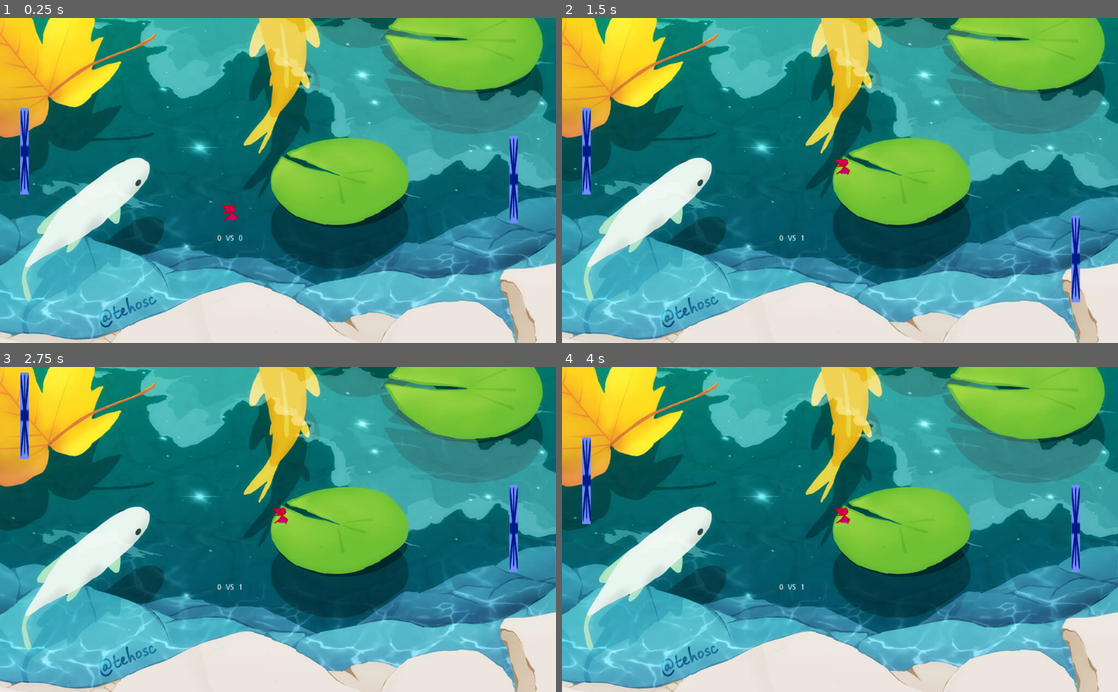
Above: before the commit, frames 1-4 (two rows, left to right).
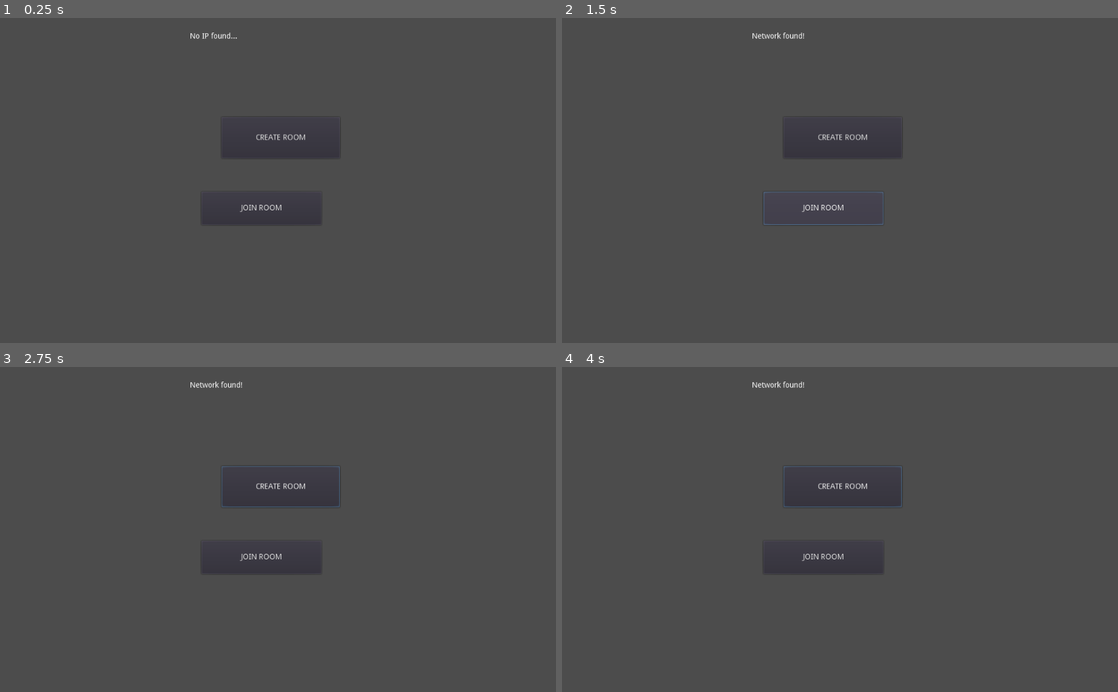
Above: after the commit, the same moments.

Repository: azharzulkifli98/GodotPong
Game: Godot game, scene res://Network_setup.tscn
Same seed, same stepped clock (60 frames per second), same inputs: the game is played once before the commit and once after it. Before the commit the project starts from res://Level/Level.tscn.
Inputs (mouse positions are in pixels of both pictures, inside the frame that each line leads up to):
- Up to frame 1 (0.25 s): no input
- Up to frame 2 (1.5 s): click (840, 138) at 0.5 s, where only the run after the commit has a clickable "CREATE ROOM"; click (823, 209) at 1.25 s, where only the run after the commit has a clickable "JOIN ROOM"
- Up to frame 3 (2.75 s): move the mouse to (400, 513) at 2.02 s; hold Up (ui_up) from 2.03 s (still down)
- Up to frame 4 (4 s): tap Enter at 2.75 s; move the mouse to (728, 545) at 2.77 s; release Up (ui_up) at 2.78 s; hold Down (ui_down) 2.78-3.53 s; move the mouse to (895, 458) at 3.52 s; hold Up (ui_up) from 3.53 s (still down)

The runs differ from the first frame. In frame 1, 100% of the frame differs, in the area x 0-100%, y 0-100%; in frame 2, 100%; in frame 3, 100%; in frame 4, 100%.
Error after the commit: Invalid get index '3' (on base: 'Array'). (res://Network.gd:20)

Commit message:
adding multiplayer functionality

Diff:
--- a/Level/Opponent.gd
+++ b/Level/Opponent.gd
@@ -21,3 +21,4 @@
 			return -1
 	else:
 		return 0
+		get_viewport().get_mouse_position().x
--- /dev/null
+++ b/Network.gd
@@ -0,0 +1,43 @@
+extends Node
+
+
+# Declare member variables here. Examples:
+const DEFAULT_PORT = 28960
+const MAX_CLIENTS = 2
+
+var server = null
+var client = null
+var ip_address = ""
+
+
+# Called when the node enters the scene tree for the first time.
+func _ready():
+	if OS.get_name() == "Windows":
+		ip_address = IP.get_local_addresses()[3]
+	elif OS.get_name() == "Android":
+		ip_address = IP.get_local_addresses()[0]
+	else:
+		ip_address = IP.get_local_addresses()[3]
+
+	for ip in IP.get_local_addresses():
+		if ip.begins_with("196.168."):
+			ip_address = ip
+
+	get_tree().connect("connected_to_server", self, "_connected_to_server")
+	get_tree().connect("server_disconnected", self, "_server_disconnected")
+
+func create_server() -> void:
+	server = NetworkedMultiplayerENet.new()
+	server.create_server(DEFAULT_PORT, MAX_CLIENTS)
+	get_tree().set_network_peer(server)
+
+func join_server() -> void:
+	client = NetworkedMultiplayerENet.new()
+	client.create_client(ip_address, DEFAULT_PORT)
+	get_tree().set_network_peer(client)
+
+func _connected_to_server() -> void:
+	print("Successfully connected to server")
+
+func _server_disconnected() -> void:
+	print("Disconnected from the server")
--- /dev/null
+++ b/Network_setup.gd
@@ -0,0 +1,33 @@
+extends Control
+
+
+# Declare member variables here. Examples:
+#onready var multiplayer_config_ui = $Multiplayer_configure
+onready var server_ip_address = $Server_ip_address
+#onready var device_ip_address = $CanvasLayer/Device_ip_address
+
+
+# Called when the node enters the scene tree for the first time.
+func _ready():
+	get_tree().connect("network_peer_connected", self, "_player_connected")
+	get_tree().connect("network_peer_disconnected", self, "_player_disconnected")
+	get_tree().connect("connected_to_server", self, "_connected_to_server")
+
+	#device_ip_address.text = Network.ip_address
+
+
+func _player_connected(id) -> void:
+	print("Player " + str(id) + " has connected")
+
+func _player_disconnected(id) -> void:
+	print("Player " + str(id) + " has disconnected")
+
+
+func _on_Create_server_pressed():
+	Network.create_server()
+	server_ip_address.text = Network.ip_address
+
+
+func _on_Join_server_pressed():
+	Network.join_server()
+	server_ip_address.text = "Network found!"
--- /dev/null
+++ b/Network_setup.tscn
@@ -0,0 +1,37 @@
+[gd_scene load_steps=2 format=2]
+
+[ext_resource path="res://Network_setup.gd" type="Script" id=1]
+
+[node name="Network_setup" type="Control"]
+anchor_right = 1.0
+anchor_bottom = 1.0
+script = ExtResource( 1 )
+__meta__ = {
+"_edit_use_anchors_": false
+}
+
+[node name="Server_button" type="Button" parent="."]
+margin_left = 408.0
+margin_top = 183.0
+margin_right = 626.0
+margin_bottom = 259.0
+text = "CREATE ROOM"
+
+[node name="Join_button" type="Button" parent="."]
+margin_left = 370.655
+margin_top = 321.436
+margin_right = 591.655
+margin_bottom = 382.436
+text = "JOIN ROOM"
+__meta__ = {
+"_edit_use_anchors_": false
+}
+
+[node name="Server_ip_address" type="Label" parent="."]
+margin_left = 350.124
+margin_top = 26.727
+margin_right = 639.124
+margin_bottom = 72.727
+text = "No IP found..."
+[connection signal="pressed" from="Server_button" to="." method="_on_Create_server_pressed"]
+[connection signal="pressed" from="Join_button" to="." method="_on_Join_server_pressed"]
--- a/project.godot
+++ b/project.godot
@@ -16,8 +16,12 @@
 [application]
 
 config/name="PracticePong"
-run/main_scene="res://Level/Level.tscn"
+run/main_scene="res://Network_setup.tscn"
 config/icon="res://icon.png"
+
+[autoload]
+
+Network="*res://Network.gd"
 
 [rendering]
 
